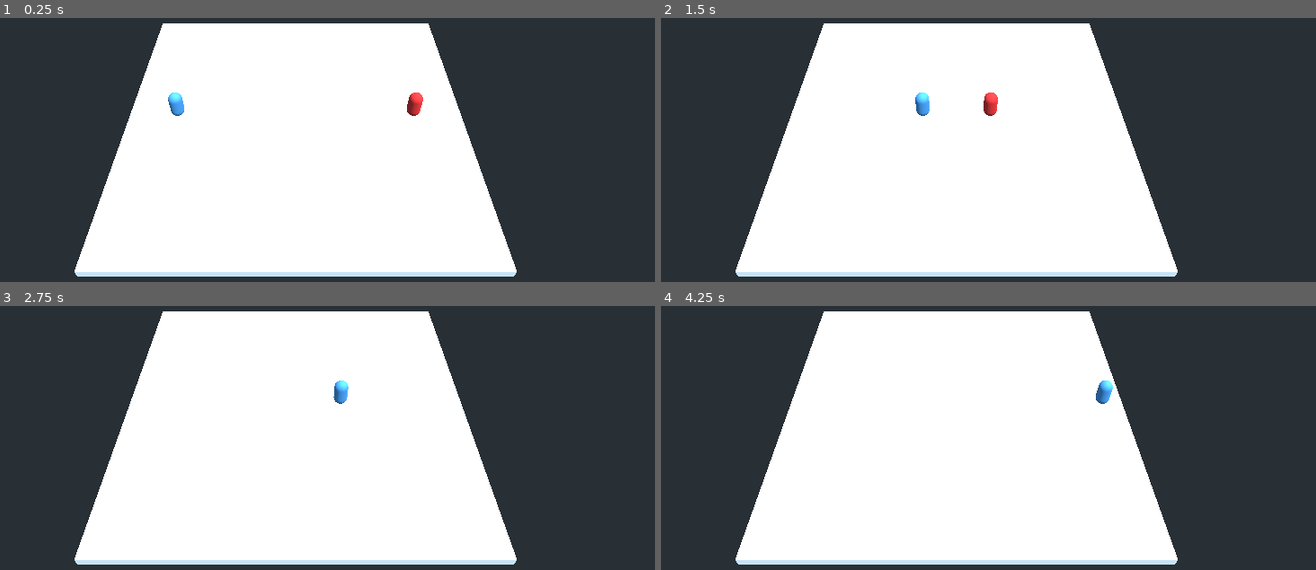
Above: before the commit, frames 1-4 (two rows, left to right).
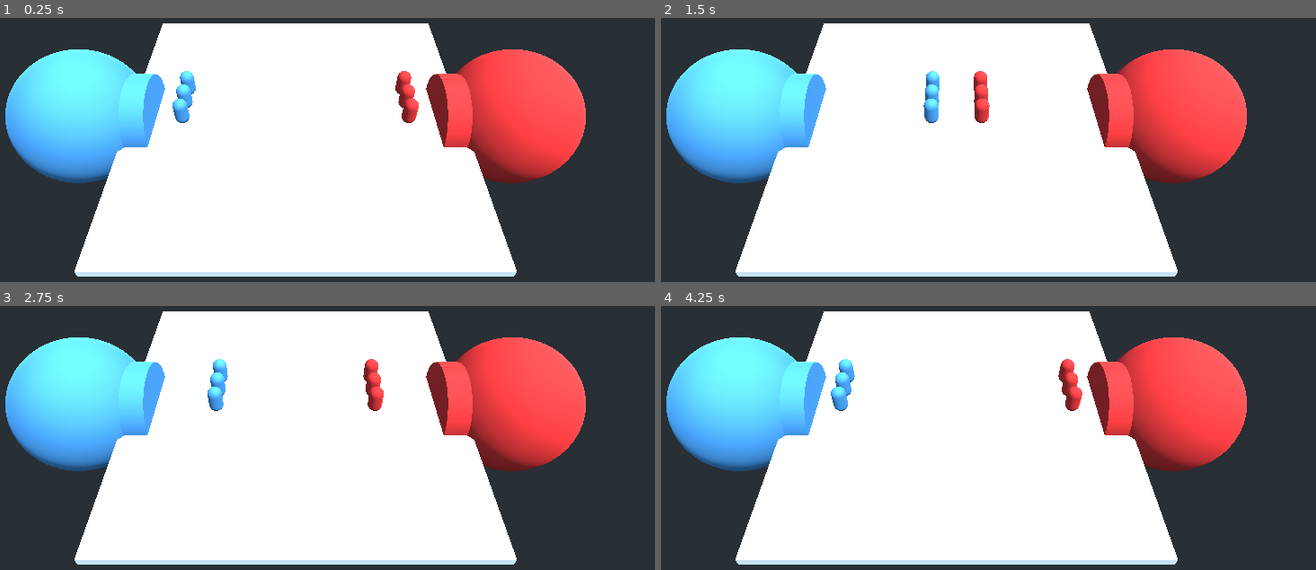
Above: after the commit, the same moments.

Repository: Zafuzi/goGodotJam_gameJelly
Game: Godot game, scene res://main.tscn
The game is run twice, just before and just after one commit, with the same random seed, the same clock (stepped at 60 frames per second) and the same inputs.
Inputs:
- Up to frame 1 (0.25 s): no input
- Up to frame 2 (1.5 s): no input
- Up to frame 3 (2.75 s): no input
- Up to frame 4 (4.25 s): no input

The runs differ from the first frame. In frame 1, 19% of the frame differs, in the area x 0-90%, y 11-63%; in frame 2, 19%; in frame 3, 19%; in frame 4, 19%.

Commit message:
added spawners and rows of three
I added spawners for the soldiers and for the enemies. The spawners spawn units in rows of three every two seconds give or take depending on frame rate. If either sides units could reach the opposing spawner they would deal their damage then despawn.

Diff:
--- a/Enemy/Enemy.gd
+++ b/Enemy/Enemy.gd
@@ -41,6 +41,8 @@
 
 func _on_Area_body_entered(body):#assign target
 	if body.is_in_group("soldier"):
-		body.hp -= 10
 		enemy = body
 		move = false
+	if body.is_in_group("spawner"):
+		body.hp -= attack
+		queue_free()
--- a/Enemy/enemy.tscn
+++ b/Enemy/enemy.tscn
@@ -1,12 +1,10 @@
 [gd_scene load_steps=6 format=2]
 
 [ext_resource path="res://Enemy/Enemy.gd" type="Script" id=1]
-
-[sub_resource type="SpatialMaterial" id=4]
-albedo_color = Color( 0.87451, 0.188235, 0.188235, 1 )
+[ext_resource path="res://red.tres" type="Material" id=2]
 
 [sub_resource type="CapsuleMesh" id=5]
-material = SubResource( 4 )
+material = ExtResource( 2 )
 mid_height = 2.0
 
 [sub_resource type="CapsuleShape" id=3]
--- /dev/null
+++ b/Soldier spawner/soldier spawner.tscn
@@ -0,0 +1,43 @@
+[gd_scene load_steps=7 format=2]
+
+[ext_resource path="res://blue.tres" type="Material" id=1]
+[ext_resource path="res://Soldier spawner/spawner.gd" type="Script" id=2]
+
+[sub_resource type="SphereShape" id=1]
+
+[sub_resource type="SphereMesh" id=2]
+material = ExtResource( 1 )
+
+[sub_resource type="CylinderShape" id=3]
+
+[sub_resource type="CylinderMesh" id=4]
+material = ExtResource( 1 )
+
+[node name="StaticBody" type="StaticBody" groups=["spawner"]]
+transform = Transform( 10, 0, 0, 0, 10, 0, 0, 0, 10, 0, 0, 0 )
+script = ExtResource( 2 )
+
+[node name="CollisionShape" type="CollisionShape" parent="."]
+shape = SubResource( 1 )
+
+[node name="MeshInstance" type="MeshInstance" parent="."]
+mesh = SubResource( 2 )
+material/0 = null
+
+[node name="CollisionShape2" type="CollisionShape" parent="."]
+transform = Transform( -2.27505e-08, -0.52047, 0, 0.632063, -2.76283e-08, 0, 0, 0, 0.632063, 0.588371, 0, 0 )
+shape = SubResource( 3 )
+
+[node name="MeshInstance2" type="MeshInstance" parent="."]
+transform = Transform( -2.27505e-08, -0.52047, 0, 0.632063, -2.76283e-08, 0, 0, 0, 0.632063, 0.588371, 0, 0 )
+mesh = SubResource( 4 )
+material/0 = null
+
+[node name="Spatial" type="Spatial" parent="."]
+transform = Transform( 0.1, 0, 0, 0, 0.1, 0, 0, 0, 0.1, 1.36159, 0.201617, 0 )
+
+[node name="Spatial2" type="Spatial" parent="."]
+transform = Transform( 0.1, 0, 0, 0, 0.1, 0, 0, 0, 0.1, 1.362, 0.202, 0.3 )
+
+[node name="Spatial3" type="Spatial" parent="."]
+transform = Transform( 0.1, 0, 0, 0, 0.1, 0, 0, 0, 0.1, 1.362, 0.202, -0.3 )
--- /dev/null
+++ b/Soldier spawner/spawner.gd
@@ -0,0 +1,23 @@
+extends StaticBody
+
+var wait = 0
+var hp = 30
+
+onready var soldier = preload("res://Soldier/soldier.tscn")
+onready var soldier2 = preload("res://Soldier/soldier.tscn")
+onready var soldier3 = preload("res://Soldier/soldier.tscn")
+
+func _process(delta):
+	if wait == 0:
+		wait = 120
+		var s1 = soldier.instance()
+		var s2 = soldier2.instance()
+		var s3 = soldier3.instance()
+		$Spatial.add_child(s1)
+		$Spatial2.add_child(s2)
+		$Spatial3.add_child(s3)
+	else:
+		wait -= 1
+
+	if hp <= 0:
+		queue_free()
--- a/Soldier/Soldier.gd
+++ b/Soldier/Soldier.gd
@@ -4,7 +4,7 @@
 var close_enemy
 var b = 1
 var hp = 30
-var attack = 4
+var attack = 3
 var move = true
 var speed = Vector3(10,0,0)
 var die = false
@@ -42,6 +42,8 @@
 
 func _on_Area_body_entered(body):#assign target
 	if body.is_in_group("enemy"):
-		body.hp -= 10
 		enemy = body
 		move = false
+	if body.is_in_group("spawner"):
+		body.hp -= attack
+		queue_free()
--- a/Soldier/soldier.tscn
+++ b/Soldier/soldier.tscn
@@ -1,12 +1,10 @@
 [gd_scene load_steps=6 format=2]
 
 [ext_resource path="res://Soldier/Soldier.gd" type="Script" id=1]
-
-[sub_resource type="SpatialMaterial" id=1]
-albedo_color = Color( 0.278431, 0.564706, 0.811765, 1 )
+[ext_resource path="res://blue.tres" type="Material" id=2]
 
 [sub_resource type="CapsuleMesh" id=2]
-material = SubResource( 1 )
+material = ExtResource( 2 )
 mid_height = 2.0
 
 [sub_resource type="CapsuleShape" id=3]
@@ -34,3 +32,4 @@
 shape = SubResource( 4 )
 
 [connection signal="body_entered" from="Area" to="." method="_on_Area_body_entered"]
+[connection signal="body_exited" from="Area" to="." method="_on_Area_body_exited"]
--- /dev/null
+++ b/blue.tres
@@ -0,0 +1,4 @@
+[gd_resource type="SpatialMaterial" format=2]
+
+[resource]
+albedo_color = Color( 0.278431, 0.564706, 0.811765, 1 )
--- /dev/null
+++ b/enemy spawner/enemy spawner.tscn
@@ -0,0 +1,43 @@
+[gd_scene load_steps=7 format=2]
+
+[ext_resource path="res://red.tres" type="Material" id=1]
+[ext_resource path="res://enemy spawner/spawner.gd" type="Script" id=2]
+
+[sub_resource type="SphereShape" id=1]
+
+[sub_resource type="SphereMesh" id=2]
+material = ExtResource( 1 )
+
+[sub_resource type="CylinderShape" id=3]
+
+[sub_resource type="CylinderMesh" id=4]
+material = ExtResource( 1 )
+
+[node name="StaticBody" type="StaticBody" groups=["spawner"]]
+transform = Transform( -10, 0, -8.74228e-07, 0, 10, 0, 8.74228e-07, 0, -10, 0, 0, 0 )
+script = ExtResource( 2 )
+
+[node name="CollisionShape" type="CollisionShape" parent="."]
+shape = SubResource( 1 )
+
+[node name="MeshInstance" type="MeshInstance" parent="."]
+mesh = SubResource( 2 )
+material/0 = null
+
+[node name="CollisionShape2" type="CollisionShape" parent="."]
+transform = Transform( -2.27505e-08, -0.52047, 0, 0.632063, -2.76283e-08, 0, 0, 0, 0.632063, 0.588371, 0, 0 )
+shape = SubResource( 3 )
+
+[node name="MeshInstance2" type="MeshInstance" parent="."]
+transform = Transform( -2.27505e-08, -0.52047, 0, 0.632063, -2.76283e-08, 0, 0, 0, 0.632063, 0.588371, 0, 0 )
+mesh = SubResource( 4 )
+material/0 = null
+
+[node name="Spatial" type="Spatial" parent="."]
+transform = Transform( -0.1, 0, -8.74228e-09, 0, 0.1, 0, 8.74228e-09, 0, -0.1, 1.36159, 0.201617, 0 )
+
+[node name="Spatial2" type="Spatial" parent="."]
+transform = Transform( -0.1, 0, -8.74228e-09, 0, 0.1, 0, 8.74228e-09, 0, -0.1, 1.362, 0.202, 0.3 )
+
+[node name="Spatial3" type="Spatial" parent="."]
+transform = Transform( -0.1, 0, -8.74228e-09, 0, 0.1, 0, 8.74228e-09, 0, -0.1, 1.362, 0.202, -0.3 )
--- /dev/null
+++ b/enemy spawner/spawner.gd
@@ -0,0 +1,24 @@
+extends StaticBody
+
+var wait = 0
+var hp = 30
+
+onready var soldier = preload("res://Enemy/Enemy.tscn")
+onready var soldier2 = preload("res://Enemy/Enemy.tscn")
+onready var soldier3 = preload("res://Enemy/Enemy.tscn")
+
+func _process(delta):
+	if wait == 0:
+		wait = 120
+		var s1 = soldier.instance()
+		var s2 = soldier2.instance()
+		var s3 = soldier3.instance()
+		$Spatial.add_child(s1)
+		$Spatial2.add_child(s2)
+		$Spatial3.add_child(s3)
+	else:
+		wait -= 1
+
+
+	if hp <= 0:
+		queue_free()
--- a/main.tscn
+++ b/main.tscn
@@ -1,7 +1,7 @@
 [gd_scene load_steps=6 format=2]
 
-[ext_resource path="res://Soldier/soldier.tscn" type="PackedScene" id=1]
-[ext_resource path="res://Enemy/enemy.tscn" type="PackedScene" id=2]
+[ext_resource path="res://Soldier spawner/soldier spawner.tscn" type="PackedScene" id=1]
+[ext_resource path="res://enemy spawner/enemy spawner.tscn" type="PackedScene" id=2]
 
 [sub_resource type="ProceduralSky" id=1]
 
@@ -28,8 +28,8 @@
 transform = Transform( 1, 0, 0, 0, -4.37114e-08, 1, 0, -1, -4.37114e-08, 0, 0, 0 )
 mesh = SubResource( 3 )
 
-[node name="Soldier" parent="." instance=ExtResource( 1 )]
-transform = Transform( 1, 0, 0, 0, 1, 0, 0, 0, 1, -20, 3, 0 )
+[node name="StaticBody" parent="." instance=ExtResource( 1 )]
+transform = Transform( 10, 0, 0, 0, 10, 0, 0, 0, 10, -32, 0.5, 0 )
 
-[node name="Enemy" parent="." instance=ExtResource( 2 )]
-transform = Transform( 1, 0, 0, 0, 1, 0, 0, 0, 1, 20, 3, 0 )
+[node name="StaticBody2" parent="." instance=ExtResource( 2 )]
+transform = Transform( -10, 0, -8.74228e-07, 0, 10, 0, 8.74228e-07, 0, -10, 32, 0.5, 0 )
--- /dev/null
+++ b/red.tres
@@ -0,0 +1,4 @@
+[gd_resource type="SpatialMaterial" format=2]
+
+[resource]
+albedo_color = Color( 0.87451, 0.188235, 0.188235, 1 )
